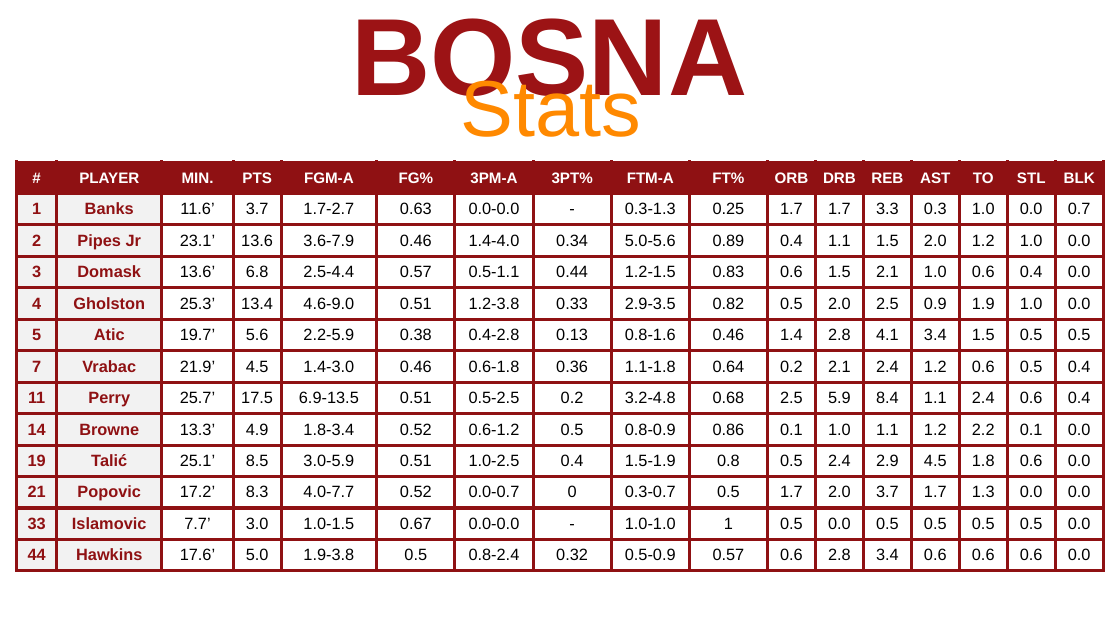
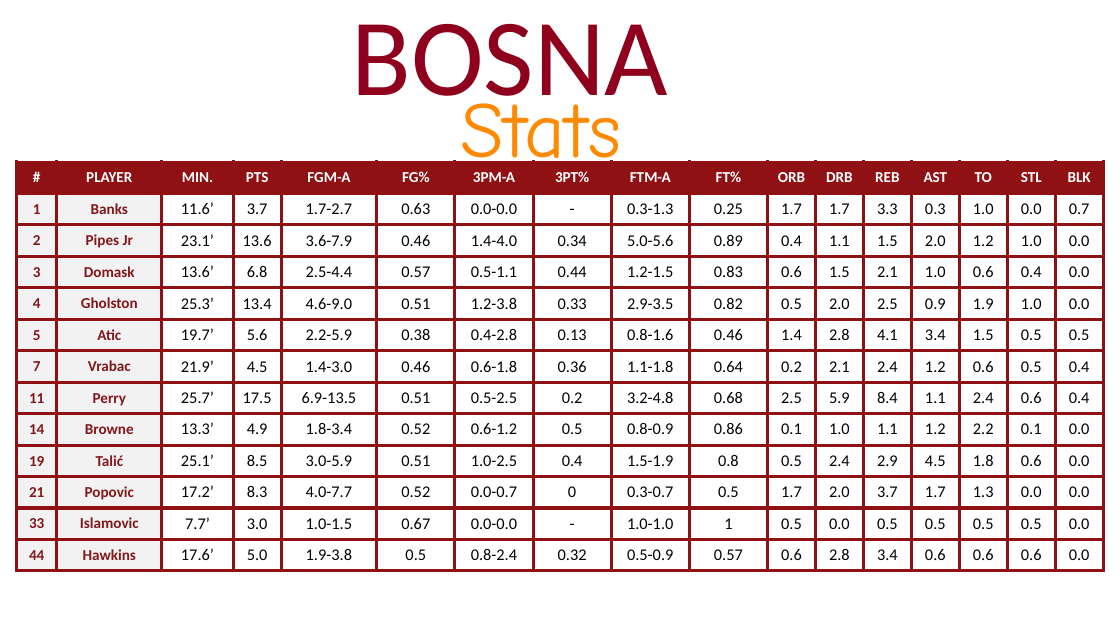
Before and after one commit to martinig94/bc-roma-scouting, a slide deck: slide 5 of template.pptx. Drawn at 1120x630 pixels with LibreOffice and Linux fonts; fonts in the diff are those of the drawing; background and template pictures are left out. Boxes give left, top, right and bottom in pixels: in the first picture for what was removed or moved away, otherwise in the second. Text is boxed around its words. In the diff, an @@ line names an element or a change of style, - is before the commit and + after.

```diff
--- a/template.pptx
+++ b/template.pptx
@@ text "BOSNA" at [352, 24, 669, 121]: font Arial to Calibri, text colour #9C1315 to #8E001C, bold off @@
@@ text "Stats": place and size @@
-text "Stats" at [460, 73, 641, 137]
+text "Stats" at [460, 88, 621, 182]
@@ text "Stats" at [460, 88, 621, 182]: font Arial to Comic Neue @@
@@ table at [17, 162, 1103, 571] @@
@@ font Arial to Calibri @@
@@ size 14 to 13 pt, text colour #8F1113 to #82181B in "1", "Banks", "2", "Pipes Jr" and 20 more places @@
```
Also in this commit, not shown: 6 other slides changed, 1 other file.
